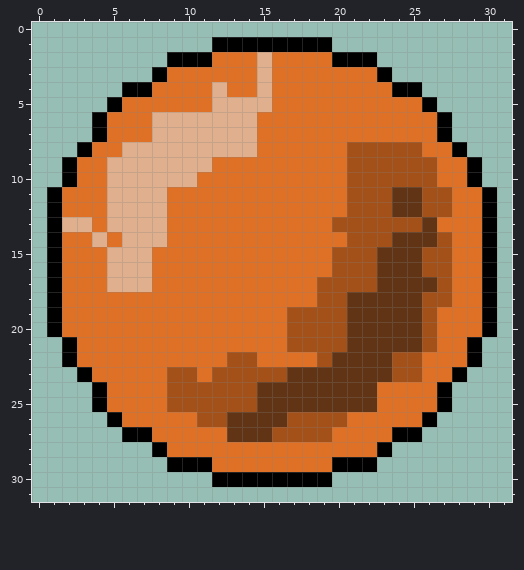
Edited in one commit: pixel-art file (fireball_icon.aseprite). The picture above was drawn from the file before the commit.
32x32 pixels, 1 frame.
New version:
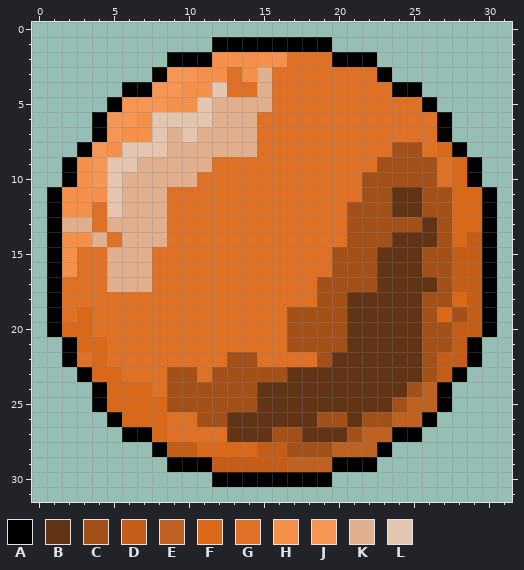
Palette (. is transparent): A #000000  B #613415  C #a35119  D #c35d17  E #bf6121  F #da6819  G #df7126  H #f5904b  J #f59655  K #e0af8d  L #e4c5af
Changes in this commit:
Colour C becomes colour B in rows 22 to 23 at x 24 to 25; in row 26 at x 17 to 18; in row 27 at x 18 to 19.
Colour G becomes colour B in row 24 at x 23 to 24; in row 25 at x 23; in row 26 at x 21; in row 27 at x 20.
Colour G becomes colour C in row 13 at x 27; in row 19 at x 28; in rows 20 to 21 at x 27; in rows 22 to 23 at x 26; in row 24 at x 25; in row 25 at x 24.
Colour G becomes colour C in row 26 at x 22 to 23; in row 27 at x 21; in row 28 at x 17 to 19.
Colour G becomes colour D in row 14 at x 29; in rows 15 to 17 at x 28 to 29; in rows 18 to 19 at x 29; in row 20 at x 28 to 29; in row 21 at x 28; in row 22 at x 27 to 28.
Colour G becomes colour D in row 23 at x 27; in row 28 at x 9 to 10 and 15 to 16; in row 29 at x 12 to 16.
Colour G becomes colour E in row 24 at x 26; in row 25 at x 25 to 26; in row 26 at x 24 to 25; in row 27 at x 22 to 23; in row 28 at x 20 to 22; in row 29 at x 17 to 19.
Colour G becomes colour F in row 8 at x 27; in rows 9 to 10 at x 28; in rows 11 to 13 at x 28 to 29; in row 14 at x 28; in row 18 at x 28; in row 19 at x 3 and 27.
Colour G becomes colour F in row 20 at x 2 to 3; in row 21 at x 3 to 4; in row 22 at x 4; in row 23 at x 4 to 5; in row 24 at x 5 to 7; in row 25 at x 5 to 8.
Colour G becomes colour F in row 26 at x 6 to 8; in row 27 at x 8; in row 28 at x 11 to 14.
Colour C becomes colour G in row 8 at x 21 to 23; in row 9 at x 21 to 22; in rows 10 to 11 at x 21; in row 13 at x 20.
Colour G becomes colour H in row 2 at x 12 to 14 and 16; in row 3 at x 11 to 12 and 14; in row 4 at x 10 to 11; in row 5 at x 9 to 10; in row 6 at x 7; in row 7 at x 6 to 7.
Colour G becomes colour H in row 8 at x 5; in rows 9 to 10 at x 3; in row 11 at x 2 to 4; in row 12 at x 2 to 3; in row 14 at x 2 to 3; in rows 15 to 16 at x 2.
Colour K becomes colour H in row 2 at x 15.
Colour G becomes colour J in row 3 at x 9 to 10; in row 4 at x 8 to 9; in row 5 at x 6 to 8; in row 6 at x 5 to 6; in row 7 at x 5; in rows 8 to 10 at x 4.
Colour G becomes colour L in row 5 at x 11.
Colour K becomes colour L in row 4 at x 12; in row 6 at x 8 to 11; in row 7 at x 8 and 10; in row 8 at x 6 to 8; in row 9 at x 5 to 6; in rows 10 to 12 at x 5.
Where, in picture pixels (left, top, right, bottom), the same in both pictures:
changed: (62, 52, 482, 472)
